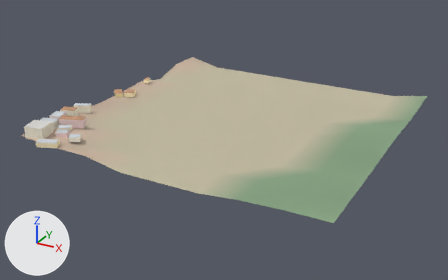
An edit to the glTF model city/lo/t_3_-2.glb, drawn before and after from the same camera.
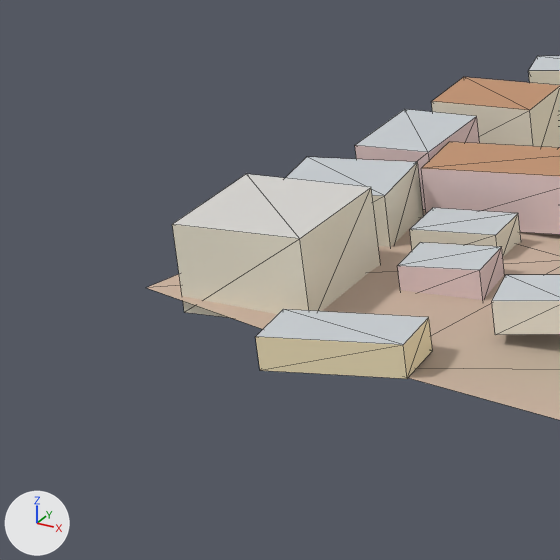
Each version appears first whole from a 50 mm lens placed at (1121.3, -825.4, 198.9), pointed at (887.5, -400.4, -13.6), and next in a close-up on the part from 0% to 17% of the width and 34% to 62% of the height. Lighting does not change. The marker at lower left points along +X, +Y and +Z. The older version's two pictures come first. The close-ups show mesh edges as thin lines. Vertices at exactly the same position are counted once.

In view in the first close-up: 'Lo'.
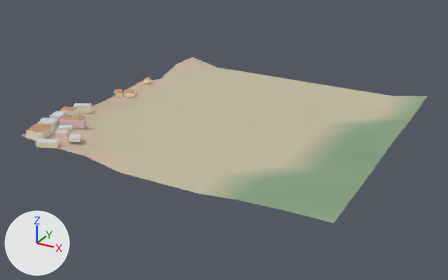
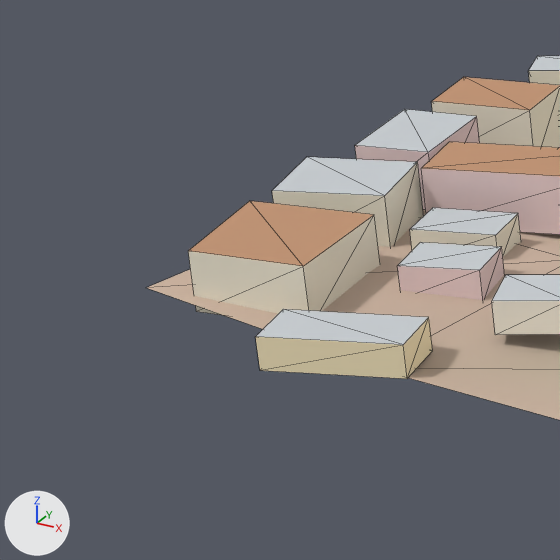
What the commit changed:
me_lo is used by ob_lo; location (0.0, 0.0, 0.0).
me_lo had 185 vertices, 258 faces and spanned x 762.0..1024.0, y -518.0..-256.0, z -1.0..16.0.
me_lo now has 185 vertices, 258 faces and spans x 762.0..1024.0, y -518.0..-256.0, z -1.0..13.0.
me_lo part 1: the loose piece of 8 vertices spanning x 769.0..787.0, y -511.0..-493.0, z 5.0..16.0 is scaled about its middle by (0.976, 0.969, 0.689), then moved by (0.0, 0.0, -2.0).
me_lo part 2: 2 faces centred in x 776.0..780.0, y -505.0..-499.0, z 16.0 are repainted in the vertex colours; the middle colour goes from light grey #dad8d4 to brown #c49573.

Where the change shows, as pixel boxes (x1, y1, x2, y2) in the close-ups (560 x 560 px; the box of a moved part takes in the faces that stretch with it):
part 1 of me_lo, moved or reshaped: before (172, 174, 380, 318); after (188, 201, 380, 315)
part 2 of me_lo, recoloured: before (173, 174, 371, 239); after (189, 201, 374, 266)
